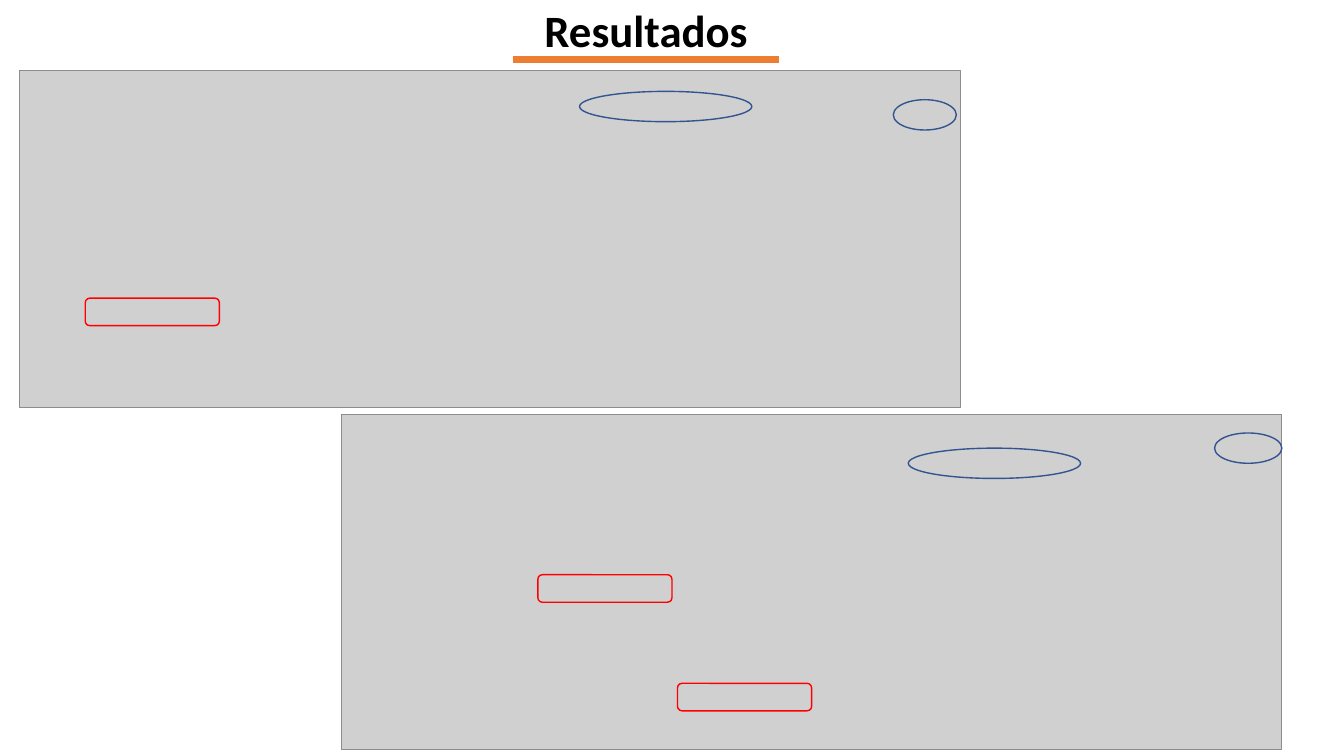
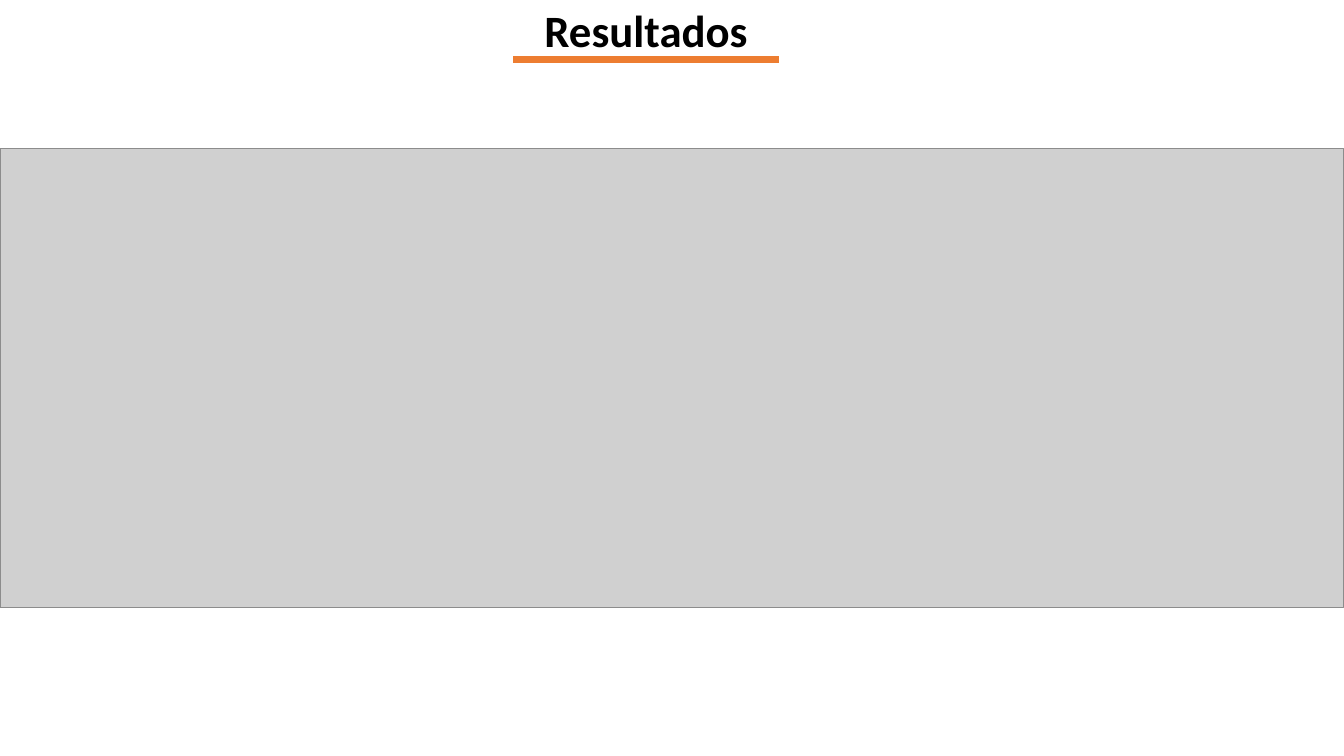
Before and after one commit to GinaGarridoCasas/Gina, a slide deck: slide 13 of TICS_SALUD_EDA/Documentation/Presentacion_EDA.pptx. Drawn at 1344x756 pixels with LibreOffice and Linux fonts; fonts in the diff are those of the drawing; grey boxes stand for pictures. Boxes give left, top, right and bottom in pixels: in the first picture for what was removed or moved away, otherwise in the second. Text is boxed around its words. In the diff, an @@ line names an element or a change of style, - is before the commit and + after.

```diff
--- a/TICS_SALUD_EDA/Documentation/Presentacion_EDA.pptx
+++ b/TICS_SALUD_EDA/Documentation/Presentacion_EDA.pptx
@@ picture added at box(0, 148, 1344, 608) @@
@@ group removed at box(20, 71, 961, 407): 2 ellipses, 1 picture, 1 rounded rectangle @@
@@ group removed at box(342, 414, 1282, 750): 2 ellipses, 2 rounded rectangles, 1 picture @@
```
Also in this commit, not shown: 9 other slides changed, 5 slides added, 35 other files.
